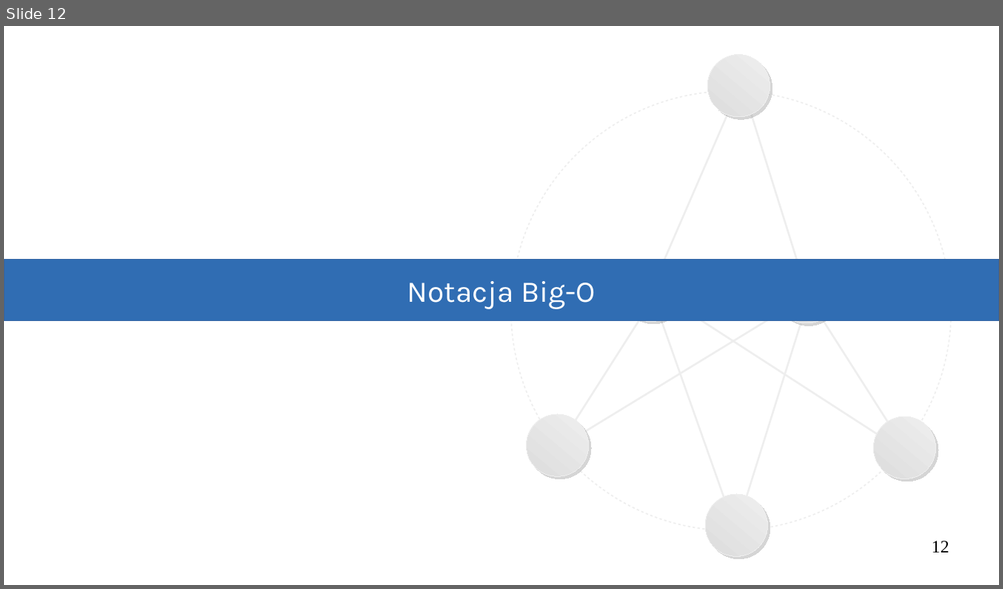
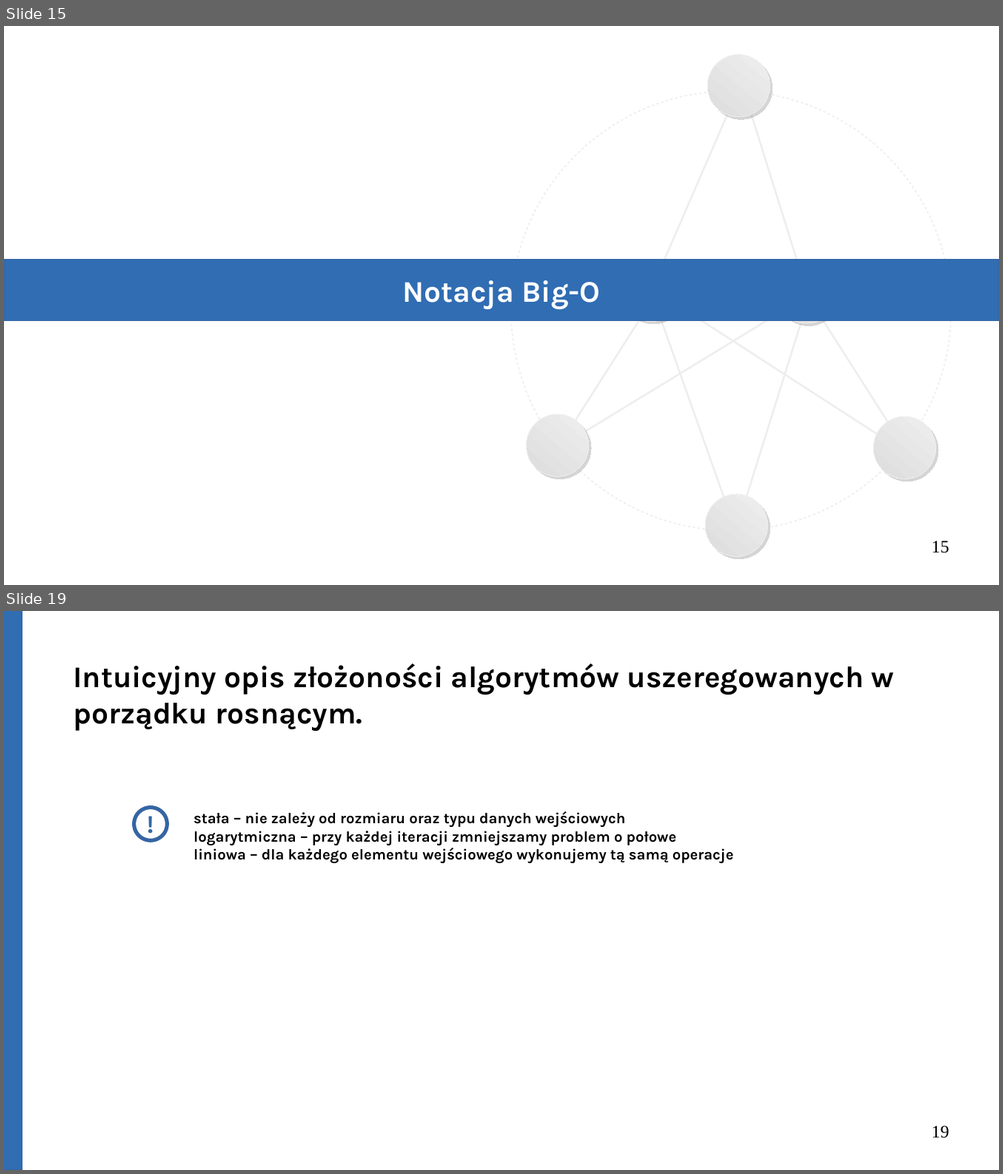
Before and after one commit to Michael-Wisniewski/algorithmic-workshop, a slide deck: gotowa.odp. Shown one above the other, each under a label of ours: slide 12 before the commit, slides 15 and 19 after it; the slides between them are not shown. The pictures are 1003x589 and 1003x1174 pixels, drawn with LibreOffice and Linux fonts; fonts in the diff are those of the drawing. Boxes give left, top, right and bottom in pixels: in the first picture for what was removed or moved away, otherwise in the second. Text is boxed around its words. In the diff, an @@ line names an element or a change of style, - is before the commit and + after.

```diff
--- a/gotowa.odp
+++ b/gotowa.odp
@@ slide 19 added at (x1=4, y1=611, x2=999, y2=1170), background #FFFFFF @@
@@ rectangle added at (x1=4, y1=611, x2=22, y2=1170), fill #306DB3, outline #3465A4 0 pt @@
@@ text added at (x1=73, y1=664, x2=894, y2=732), 24 pt, text #000000, bold @@
+Intuicyjny opis złożoności algorytmów uszeregowanych w porządku rosnącym.
@@ ellipse added at (x1=134, y1=808, x2=168, y2=841), fill #FFFFFF, outline #3465A4 3 pt @@
@@ text added at (x1=138, y1=803, x2=163, y2=846), 20 pt, text #3465A4, bold @@
+!
@@ text added at (x1=139, y1=806, x2=164, y2=849), 20 pt, text #3465A4, bold @@
+!
@@ text added at (x1=193, y1=812, x2=734, y2=863), 12 pt, text #000000, bold @@
+stała – nie zależy od rozmiaru oraz typu danych wejściowych
+logarytmiczna – przy każdej iteracji zmniejszamy problem o połowe
+liniowa – dla każdego elementu wejściowego wykonujemy tą samą operacje
@@ page number added at (x1=931, y1=1126, x2=949, y2=1139), 14 pt, text #000000 @@
+19
@@ what was slide 12 is now slide 15 @@
@@ slide 15 changed as well @@
@@ rectangle "Notacja Big-O" at (x1=4, y1=260, x2=999, y2=321): bold on @@
@@ page number at (x1=931, y1=541, x2=949, y2=554): text changed @@
-12
+15
```
Also in this commit, not shown: 12 other slides changed, 6 other slides added, 1 other file.
